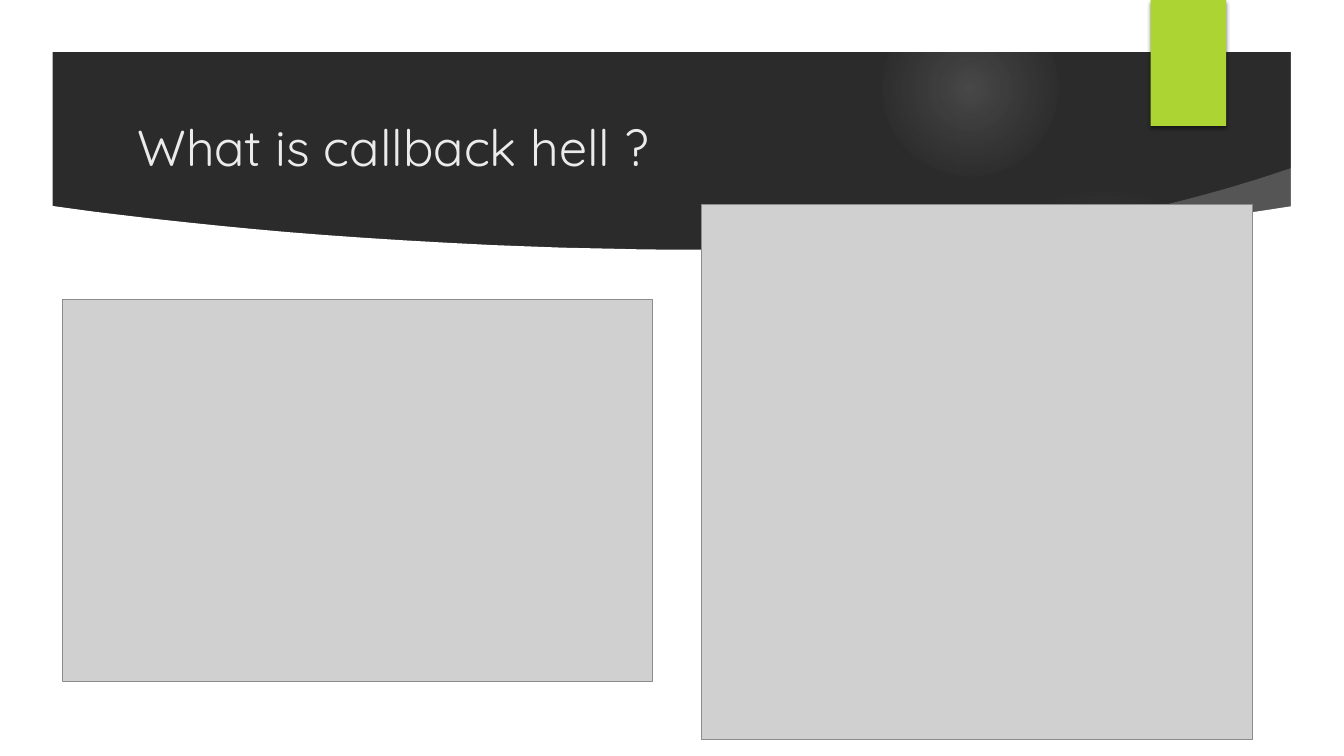
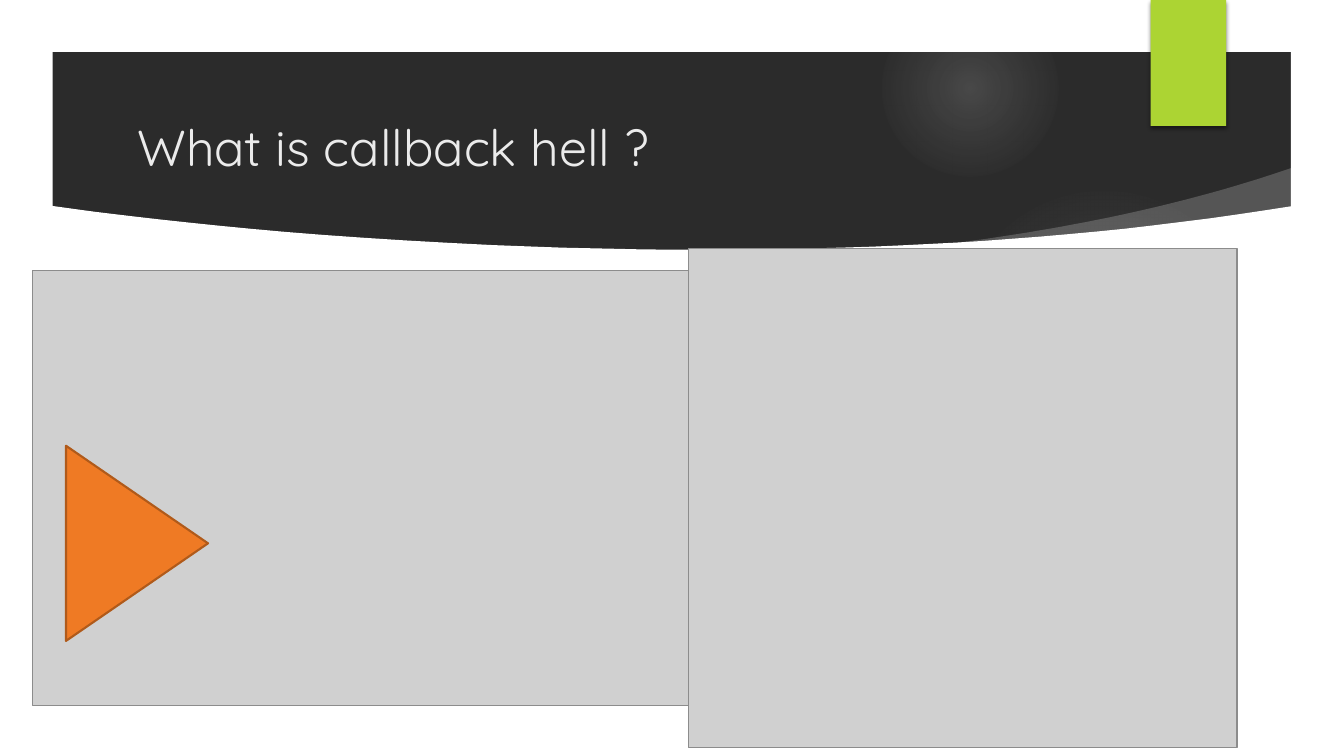
Before and after one commit to muxahuk/asyncJs, a slide deck: slide 4 of Asynchronous JavaScript.pptx. Drawn at 1344x756 pixels with LibreOffice and Linux fonts; fonts in the diff are those of the drawing; grey boxes stand for pictures; background and template pictures are left out; a plain dark background stands for a picture behind light text. Boxes give left, top, right and bottom in pixels: in the first picture for what was removed or moved away, otherwise in the second. Text is boxed around its words. In the diff, an @@ line names an element or a change of style, - is before the commit and + after.

```diff
--- a/Asynchronous JavaScript.pptx
+++ b/Asynchronous JavaScript.pptx
@@ picture: place and size @@
-picture at box(702, 205, 1252, 740)
+picture at box(689, 249, 1237, 748)
@@ picture: place and size @@
-picture at box(63, 299, 652, 681)
+picture at box(32, 271, 709, 706)
@@ flow chart extract added at box(66, 446, 208, 642), fill #EF7A24, outline #B15A1B 1.5 pt @@
```
Also in this commit, not shown: 13 other slides changed, 10 slides added, 5 slides removed.
